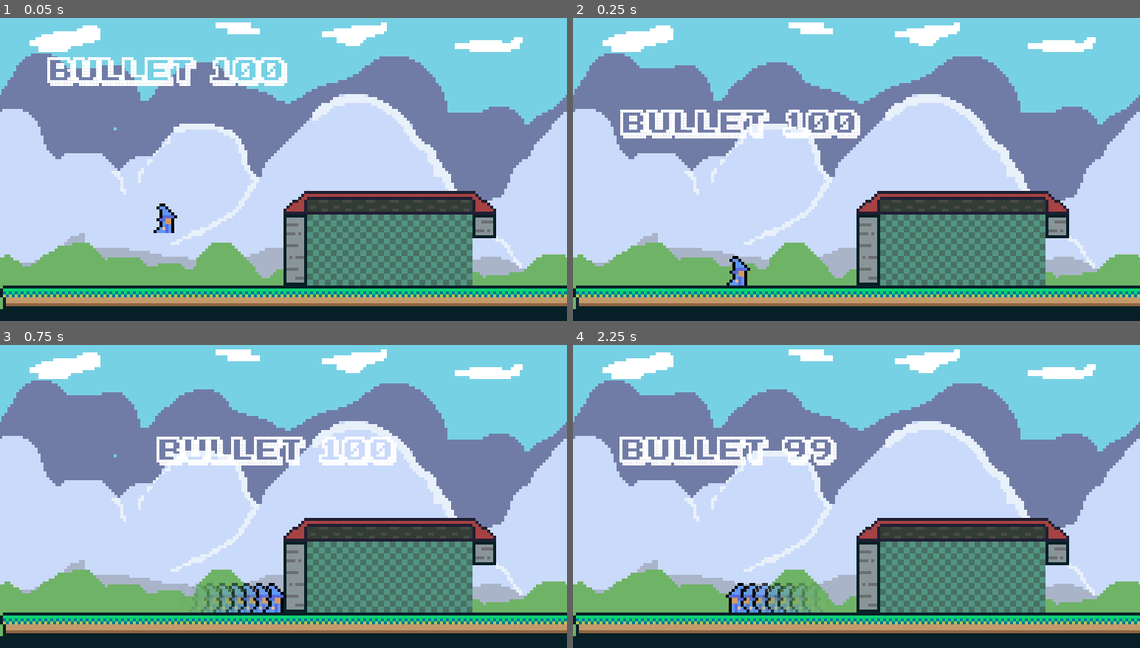
Above: before the commit, frames 1-4 (two rows, left to right).
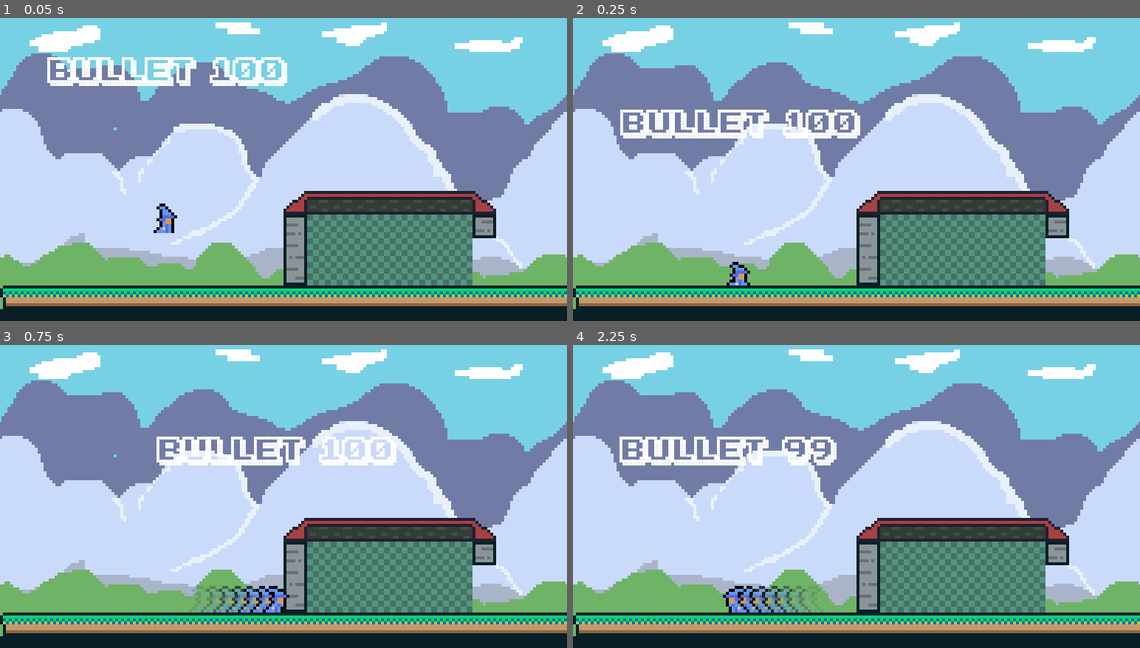
Above: after the commit, the same moments.

Repository: DuCheAnh/Run-Gun
Game: Godot game, scene res://Nodes/Scene.tscn
Same seed, same stepped clock (60 frames per second), same inputs: the game is played once before the commit and once after it.
Inputs:
- Up to frame 1 (0.05 s): no input
- Up to frame 2 (0.25 s): no input
- Up to frame 3 (0.75 s): tap Enter (ui_accept) at 0.5 s; hold Right (ui_right) from 0.53 s (still down); tap L (dash) at 0.6 s
- Up to frame 4 (2.25 s): tap Enter (ui_accept) at 0.77, 1.25, 1.52 s; tap J (shoot) at 1.35 s; release Right (ui_right) at 2.03 s; hold Left (ui_left) from 2.03 s (still down); tap L (dash) at 2.1 s

Frame 1 is identical in both runs. In frame 2, 0.2% of the frame differs, in the area x 27-32%, y 78-89%; in frame 3, 0.7%, in the area x 33-52%, y 78-88%; in frame 4, 0.7%.

Commit message:
adding: paralax backgrounds idle and run animations

Diff:
--- a/Run&Gun/Nodes/Player.gd
+++ b/Run&Gun/Nodes/Player.gd
@@ -60,16 +60,21 @@
 	velocity=move_and_slide(velocity,Floor)
 
 func render_process():
+
+
 	if Input.is_action_pressed("ui_right") and is_on_floor():
-		$AnimatedSprite.play("default")
+		$AnimatedSprite.play("run")
 		$AnimatedSprite.flip_h=false
 		if sign($ShootingPosition.position.x)==-1:
 			$ShootingPosition.position.x*=-1
 	elif Input.is_action_pressed("ui_left") and is_on_floor():
-		$AnimatedSprite.play("default")
+		$AnimatedSprite.play("run")
 		$AnimatedSprite.flip_h=true
 		if sign($ShootingPosition.position.x)==1:
 			$ShootingPosition.position.x*=-1
+	else:
+		if casting==false:
+			$AnimatedSprite.play("idle")
 	if not $Timer.is_stopped():
 		var ghost_inst=preload("res://Nodes/Ghost.tscn").instance()
 		get_parent().add_child(ghost_inst)
@@ -79,8 +84,7 @@
 	if Input.is_action_just_pressed("shoot"):
 		$AnimatedSprite.play("cast")
 		casting=true
-	if !casting:
-		$AnimatedSprite.play("default")
+
 func move_and_jump(multiplier,delta):
 	if $Timer.time_left<dash_wait_time/5:
 		if Input.is_action_pressed("ui_right"):
--- a/Run&Gun/Nodes/Player.tscn
+++ b/Run&Gun/Nodes/Player.tscn
@@ -1,5 +1,6 @@
-[gd_scene load_steps=11 format=2]
+[gd_scene load_steps=22 format=2]
 
+[ext_resource path="res://Sprites/PlayerAnimation/magi_idle_sheet.png" type="Texture" id=1]
 [ext_resource path="res://Nodes/Player.gd" type="Script" id=2]
 [ext_resource path="res://Sprites/player_temp2.png" type="Texture" id=3]
 [ext_resource path="res://Sprites/light1.png" type="Texture" id=4]
@@ -8,13 +9,50 @@
 [ext_resource path="res://Sprites/cast/cast1.png" type="Texture" id=7]
 [ext_resource path="res://Sprites/cast/cast4.png" type="Texture" id=8]
 [ext_resource path="res://Sprites/cast/cast5.png" type="Texture" id=9]
+[ext_resource path="res://Sprites/PlayerAnimation/magi_run_sheet.png" type="Texture" id=10]
 
-[sub_resource type="SpriteFrames" id=1]
+[sub_resource type="AtlasTexture" id=1]
+atlas = ExtResource( 1 )
+region = Rect2( 0, 0, 8, 10 )
+
+[sub_resource type="AtlasTexture" id=2]
+atlas = ExtResource( 1 )
+region = Rect2( 8, 0, 8, 10 )
+
+[sub_resource type="AtlasTexture" id=3]
+atlas = ExtResource( 1 )
+region = Rect2( 16, 0, 8, 10 )
+
+[sub_resource type="AtlasTexture" id=4]
+atlas = ExtResource( 1 )
+region = Rect2( 24, 0, 8, 10 )
+
+[sub_resource type="AtlasTexture" id=5]
+atlas = ExtResource( 1 )
+region = Rect2( 32, 0, 8, 10 )
+
+[sub_resource type="AtlasTexture" id=12]
+atlas = ExtResource( 10 )
+region = Rect2( 0, 0, 10, 10 )
+
+[sub_resource type="AtlasTexture" id=13]
+atlas = ExtResource( 10 )
+region = Rect2( 10, 0, 10, 10 )
+
+[sub_resource type="AtlasTexture" id=14]
+atlas = ExtResource( 10 )
+region = Rect2( 20, 0, 10, 10 )
+
+[sub_resource type="AtlasTexture" id=15]
+atlas = ExtResource( 10 )
+region = Rect2( 30, 0, 10, 10 )
+
+[sub_resource type="SpriteFrames" id=10]
 animations = [ {
-"frames": [ ExtResource( 7 ) ],
+"frames": [ SubResource( 1 ), SubResource( 2 ), SubResource( 3 ), SubResource( 4 ), SubResource( 5 ) ],
 "loop": true,
-"name": "default",
-"speed": 5.0
+"name": "idle",
+"speed": 10.0
 }, {
 "frames": [ ExtResource( 3 ) ],
 "loop": true,
@@ -24,10 +62,15 @@
 "frames": [ ExtResource( 7 ), ExtResource( 5 ), ExtResource( 6 ), ExtResource( 8 ), ExtResource( 9 ) ],
 "loop": true,
 "name": "cast",
-"speed": 30.0
+"speed": 15.0
+}, {
+"frames": [ SubResource( 12 ), SubResource( 13 ), SubResource( 14 ), SubResource( 15 ) ],
+"loop": true,
+"name": "run",
+"speed": 12.0
 } ]
 
-[sub_resource type="RectangleShape2D" id=2]
+[sub_resource type="RectangleShape2D" id=11]
 extents = Vector2( 2.5, 5 )
 
 [node name="Player" type="KinematicBody2D"]
@@ -41,11 +84,11 @@
 shadow_enabled = true
 
 [node name="AnimatedSprite" type="AnimatedSprite" parent="."]
-frames = SubResource( 1 )
-animation = "cast"
+frames = SubResource( 10 )
+animation = "run"
 
 [node name="CollisionShape2D" type="CollisionShape2D" parent="."]
-shape = SubResource( 2 )
+shape = SubResource( 11 )
 
 [node name="Timer" type="Timer" parent="."]
 wait_time = 0.1
--- a/Run&Gun/Nodes/Scene.tscn
+++ b/Run&Gun/Nodes/Scene.tscn
@@ -1,22 +1,22 @@
 [gd_scene load_steps=92 format=2]
 
-[ext_resource path="res://Sprites/flat_ground.png" type="Texture" id=1]
+[ext_resource path="res://Sprites/scene-1/tiles/flat_ground.png" type="Texture" id=1]
 [ext_resource path="res://Nodes/Player.tscn" type="PackedScene" id=2]
 [ext_resource path="res://Font/ka1.ttf" type="DynamicFontData" id=3]
 [ext_resource path="res://Nodes/Scene.gd" type="Script" id=4]
 [ext_resource path="res://Nodes/Canon.tscn" type="PackedScene" id=5]
 [ext_resource path="res://Sprites/platform.png" type="Texture" id=6]
-[ext_resource path="res://Sprites/hills.png" type="Texture" id=7]
-[ext_resource path="res://Sprites/stone.png" type="Texture" id=8]
-[ext_resource path="res://Sprites/brick.png" type="Texture" id=9]
-[ext_resource path="res://Sprites/stone2.png" type="Texture" id=10]
-[ext_resource path="res://Sprites/roof.png" type="Texture" id=11]
-[ext_resource path="res://Sprites/wallpaper.png" type="Texture" id=12]
-[ext_resource path="res://Sprites/housepillar.png" type="Texture" id=13]
-[ext_resource path="res://Sprites/Para_mountain2.png" type="Texture" id=14]
-[ext_resource path="res://Sprites/Para_sky.png" type="Texture" id=15]
-[ext_resource path="res://Sprites/Para_grass.png" type="Texture" id=16]
-[ext_resource path="res://Sprites/Para_mountain.png" type="Texture" id=17]
+[ext_resource path="res://Sprites/scene-1/tiles/hills.png" type="Texture" id=7]
+[ext_resource path="res://Sprites/scene-1/tiles/stone.png" type="Texture" id=8]
+[ext_resource path="res://Sprites/scene-1/tiles/brick.png" type="Texture" id=9]
+[ext_resource path="res://Sprites/scene-1/tiles/stone2.png" type="Texture" id=10]
+[ext_resource path="res://Sprites/scene-1/tiles/roof.png" type="Texture" id=11]
+[ext_resource path="res://Sprites/scene-1/tiles/wallpaper.png" type="Texture" id=12]
+[ext_resource path="res://Sprites/scene-1/tiles/housepillar.png" type="Texture" id=13]
+[ext_resource path="res://Sprites/scene-1/paralax/Para_mountain2.png" type="Texture" id=14]
+[ext_resource path="res://Sprites/scene-1/paralax/Para_sky.png" type="Texture" id=15]
+[ext_resource path="res://Sprites/scene-1/paralax/Para_grass.png" type="Texture" id=16]
+[ext_resource path="res://Sprites/scene-1/paralax/Para_mountain.png" type="Texture" id=17]
 
 [sub_resource type="OccluderPolygon2D" id=1]
 polygon = PoolVector2Array( 0, 0, 8, 0, 8, 8, 0, 8 )
Binary file added: Run&Gun/Sprites/PlayerAnimation/magi_idle_sheet.png
Not shown, added: Run&Gun/Sprites/PlayerAnimation/magi_idle_sheet.png.import
Binary file added: Run&Gun/Sprites/PlayerAnimation/magi_run_sheet.png
Not shown, changed: Run&Gun/Sprites/PlayerAnimation/magi_run_sheet.png.import
Renamed: Run&Gun/Sprites/Para_grass.png -> Run&Gun/Sprites/scene-1/paralax/Para_grass.png
Not shown, changed: Run&Gun/Sprites/scene-1/paralax/Para_grass.png.import
Renamed: Run&Gun/Sprites/Para_mountain.png -> Run&Gun/Sprites/scene-1/paralax/Para_mountain.png
Not shown, changed: Run&Gun/Sprites/scene-1/paralax/Para_mountain.png.import
Renamed: Run&Gun/Sprites/Para_mountain2.png -> Run&Gun/Sprites/scene-1/paralax/Para_mountain2.png
Not shown, changed: Run&Gun/Sprites/scene-1/paralax/Para_mountain2.png.import
Renamed: Run&Gun/Sprites/Para_sky.png -> Run&Gun/Sprites/scene-1/paralax/Para_sky.png
Not shown, added: Run&Gun/Sprites/scene-1/paralax/Para_sky.png.import
(and 16 more such lines)
